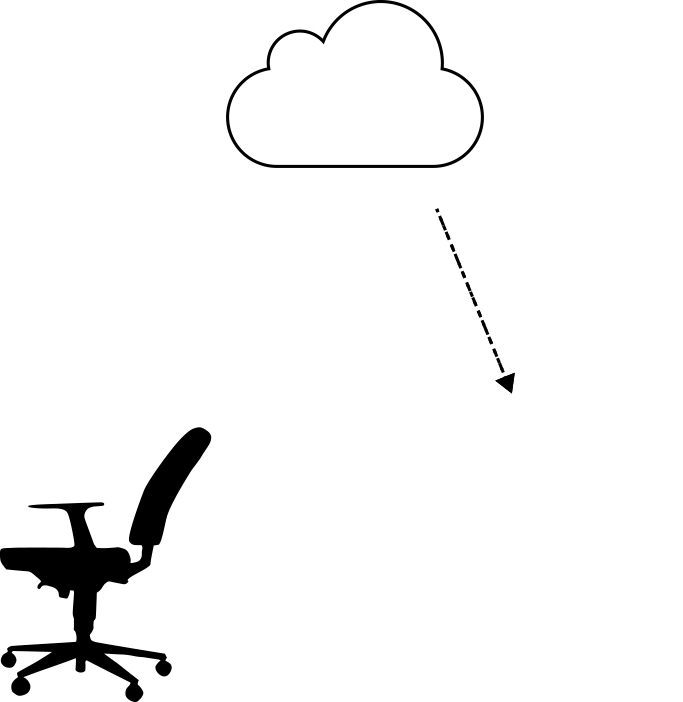
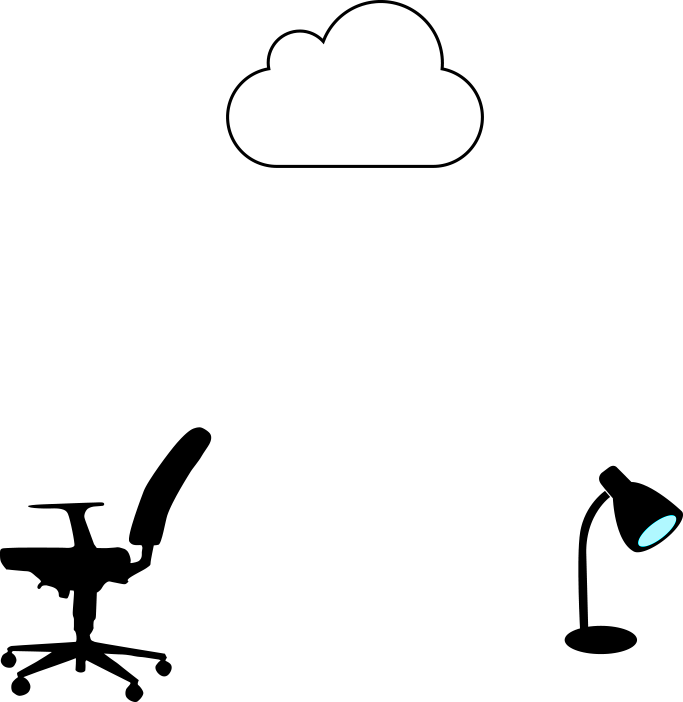
Layer changes from the first 683×702 image to the second:
added layer "download 5 copy 2" above "download 7 copy 2" over [435, 208, 515, 394]
added layer "download 7 copy 2" above "download 5 copy" over [435, 208, 515, 394]
added layer "download 5 copy" above "download 7 copy" over [435, 208, 515, 394]
added layer "download 7 copy" above "download 5" over [435, 208, 515, 394]
showed "lamp" over [564, 465, 683, 655]
